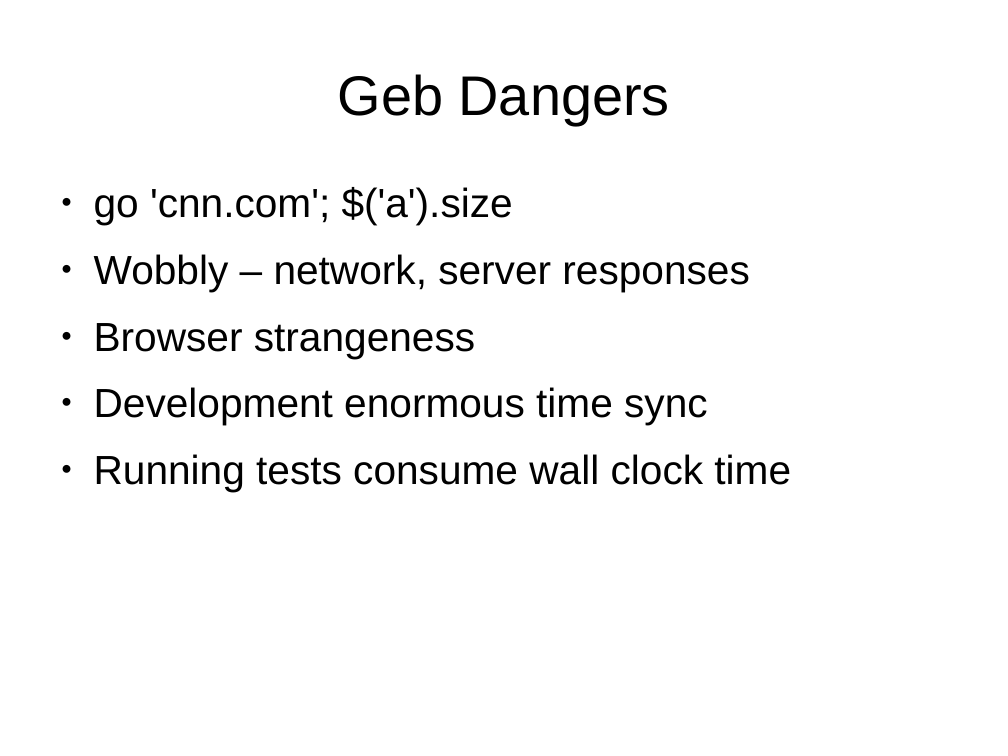
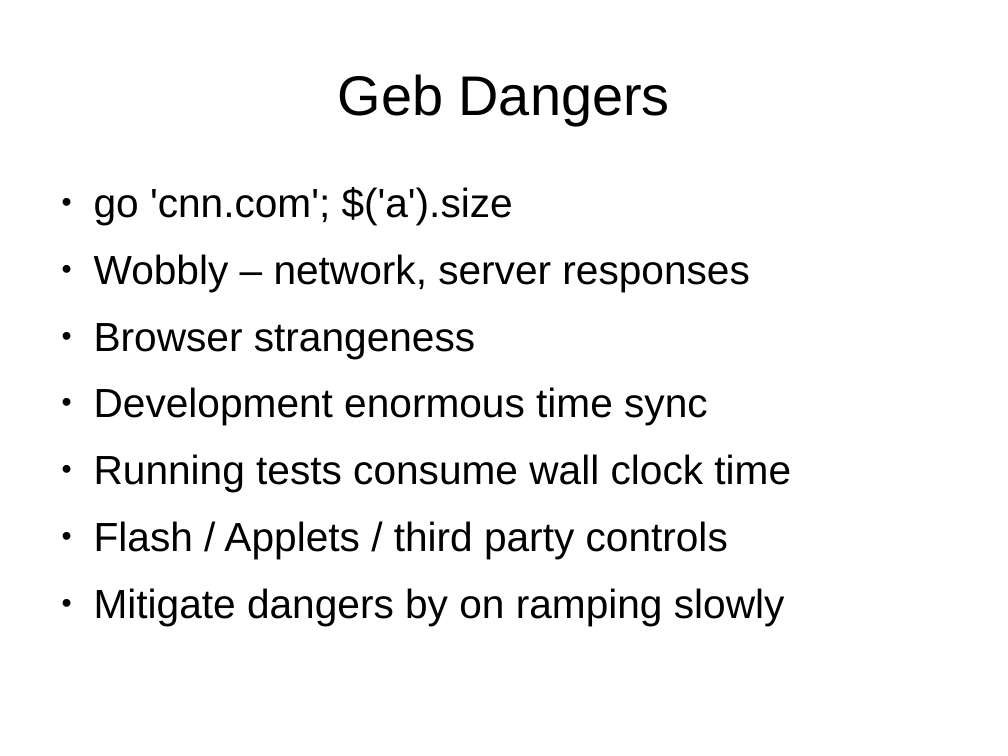
Before and after one commit to bherrmann7/simple-geb, a slide deck: slide 26 of talk/talk.odp. Drawn at 1008x756 pixels with LibreOffice and Linux fonts; fonts in the diff are those of the drawing. Boxes give left, top, right and bottom in pixels: in the first picture for what was removed or moved away, otherwise in the second. Text is boxed around its words. In the diff, an @@ line names an element or a change of style, - is before the commit and + after.

```diff
--- a/talk/talk.odp
+++ b/talk/talk.odp
@@ text at (x1=94, y1=521, x2=785, y2=625): paragraphs added @@
+● Flash / Applets / third party controls
+● Mitigate dangers by on ramping slowly
```
Also in this commit, not shown: 3 other slides changed.
